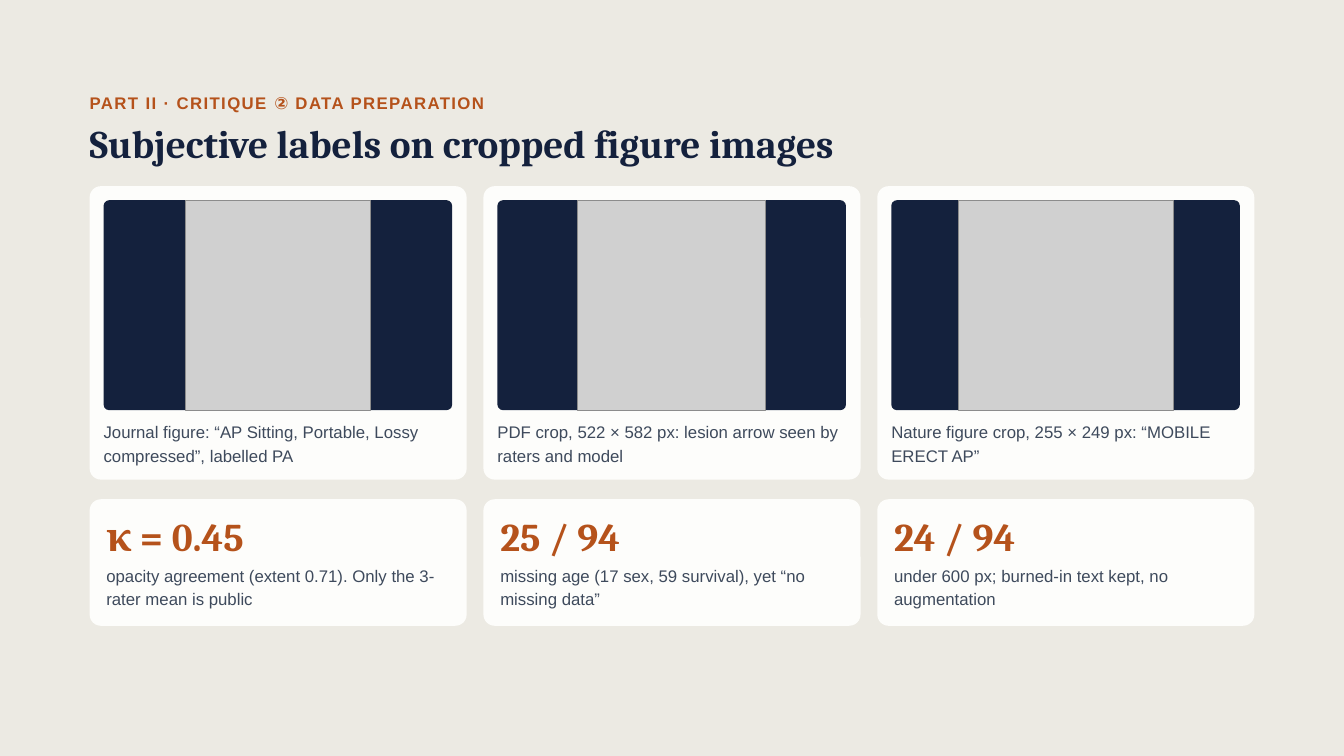
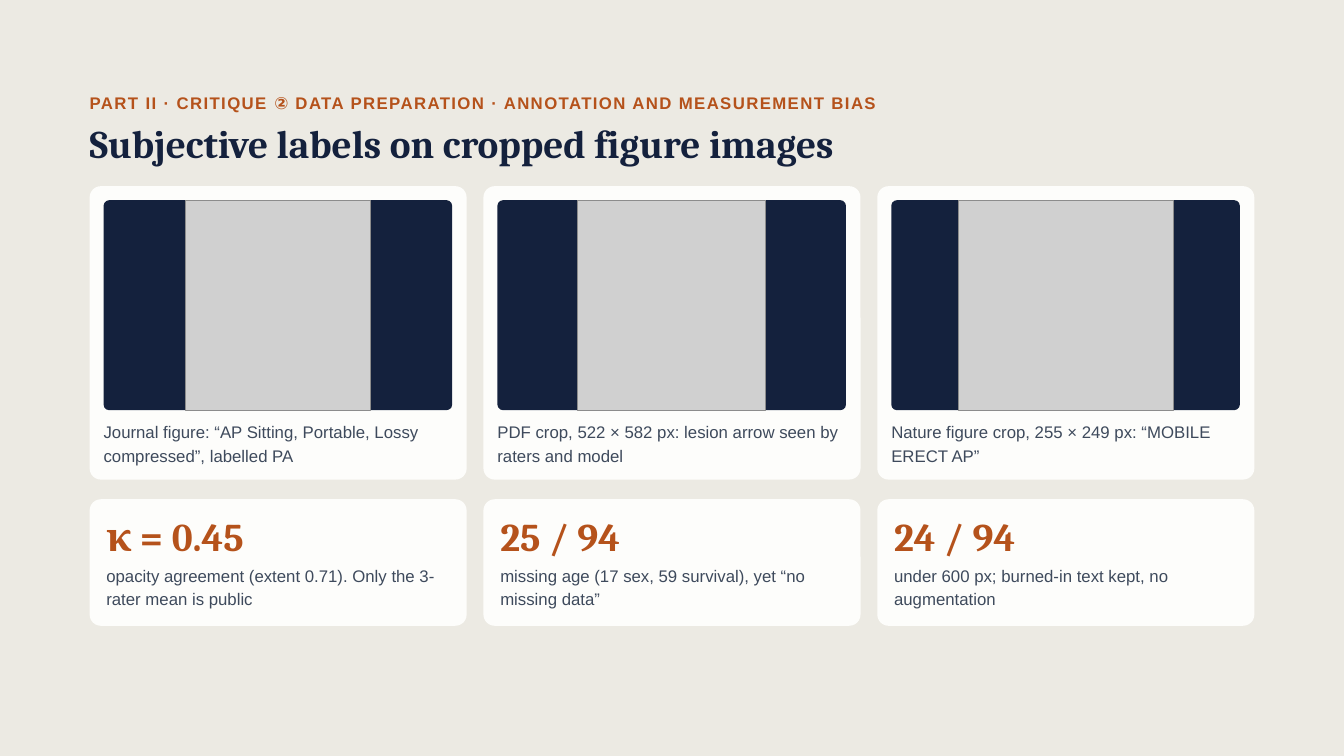
Before and after one commit to Caijiahui0715/DSA5206, a slide deck: slide 3 of critique_C/DSA5206_Critique_C.pptx. Drawn at 1344x756 pixels with LibreOffice and Linux fonts; fonts in the diff are those of the drawing; grey boxes stand for pictures. Boxes give left, top, right and bottom in pixels: in the first picture for what was removed or moved away, otherwise in the second. Text is boxed around its words. In the diff, an @@ line names an element or a change of style, - is before the commit and + after.

Commit message:
Update critique C and D slides with checklist coverage

```diff
--- a/critique_C/DSA5206_Critique_C.pptx
+++ b/critique_C/DSA5206_Critique_C.pptx
@@ text at [90, 97, 875, 113]: text changed @@
-PART II · CRITIQUE ② DATA PREPARATION
+PART II · CRITIQUE ② DATA PREPARATION · ANNOTATION AND MEASUREMENT BIAS
```
Also in this commit, not shown: 2 other slides changed, 2 other files.
